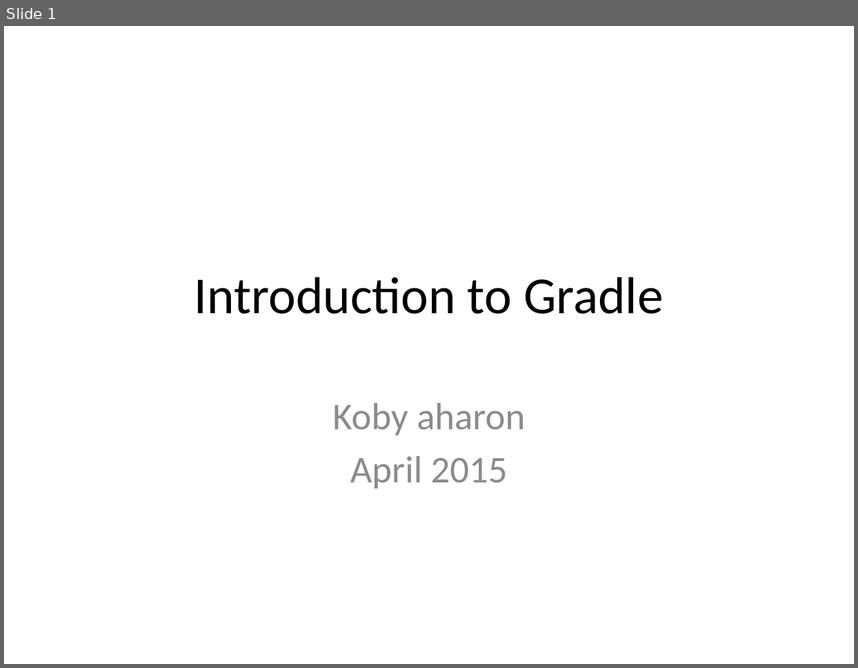
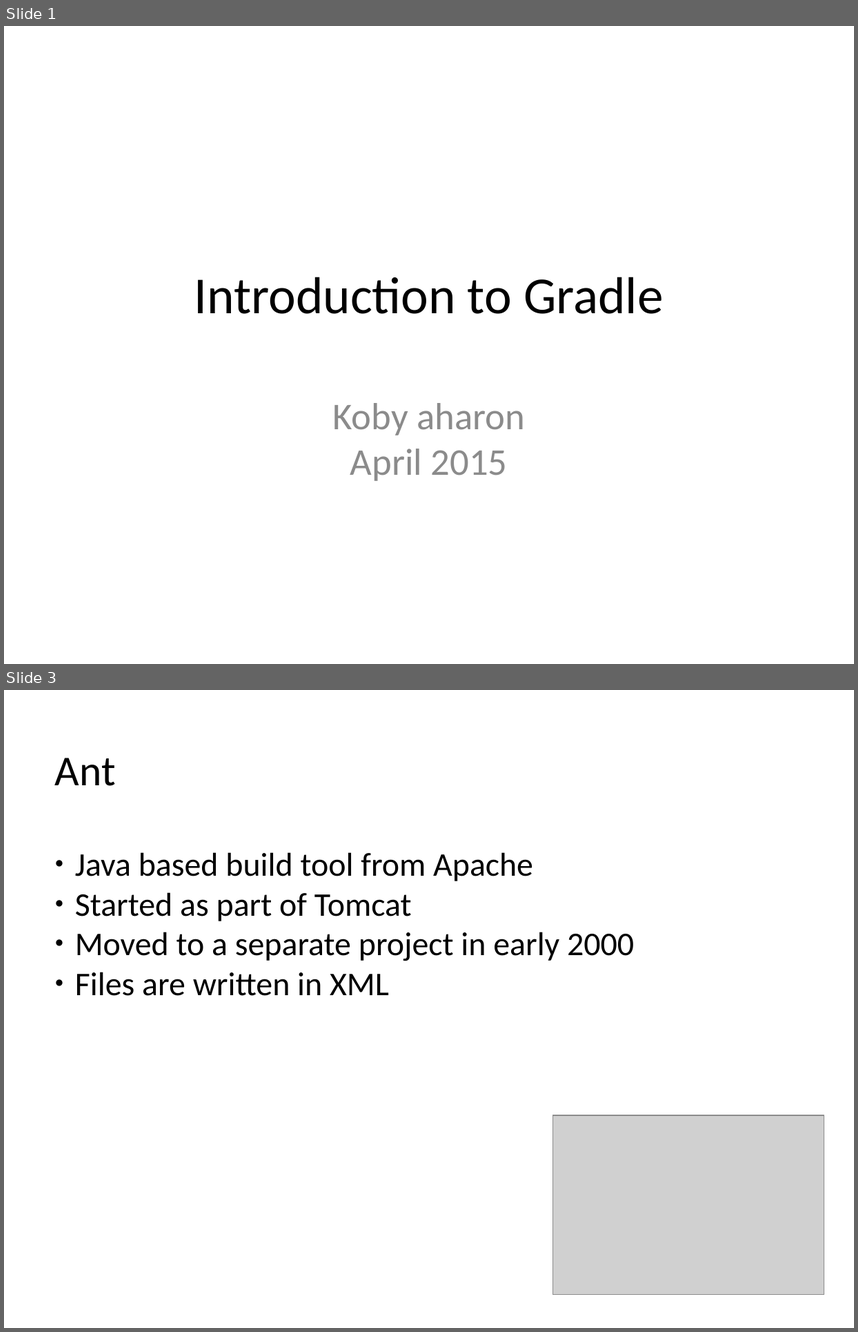
Before and after one commit to kob-aha/gradle-presentation-old, a slide deck: presentation/Introduction to Gradle.pptx. Shown one above the other, each under a label of ours: slide 1 before the commit, slides 1 and 3 after it; the slides between them are not shown. The pictures are 858x668 and 858x1332 pixels, drawn with LibreOffice and Linux fonts; fonts in the diff are those of the drawing; grey boxes stand for pictures. Boxes give left, top, right and bottom in pixels: in the first picture for what was removed or moved away, otherwise in the second. Text is boxed around its words. In the diff, an @@ line names an element or a change of style, - is before the commit and + after.

```diff
--- a/presentation/Introduction to Gradle.pptx
+++ b/presentation/Introduction to Gradle.pptx
@@ slide 3 added at (4,690,854,1328), background #FFFFFF @@
@@ text added at (55,758,116,786), 36 pt, text #000000 @@
+Ant
@@ text added at (75,852,634,996), 28 pt, text #000000 @@
+● Java based build tool from Apache
+● Started as part of Tomcat
+● Moved to a separate project in early 2000
+● Files are written in XML
@@ picture added at (553,1115,824,1294) @@
@@ slide 1 changed as well @@
@@ text "Koby aharon" at (332,403,525,481): text colour #8C8C8C to #8B8B8B; less space between paragraphs @@
```
Also in this commit, not shown: 9 other slides added, 1 slide removed, 11 other files.
